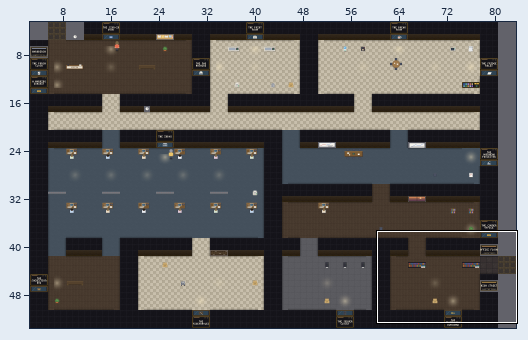
Tiled map (JSON): maps/officefloor.tmj. The first picture is a wide view before the edit; the outline marks the close-up.
Close-up. As it was:
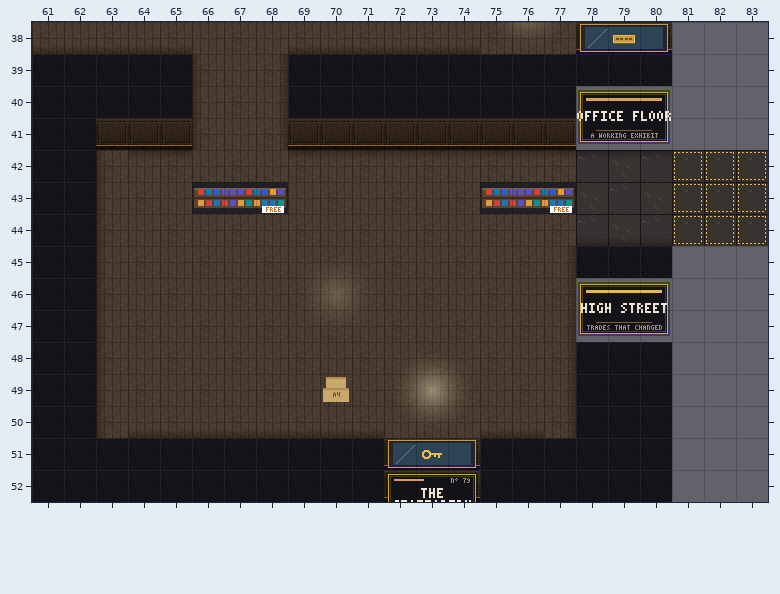
Cells are 32x32 px. Shown: x 61..83, y 38..52. The commit also changed other parts of the map, which this record leaves out.
And afterwards:
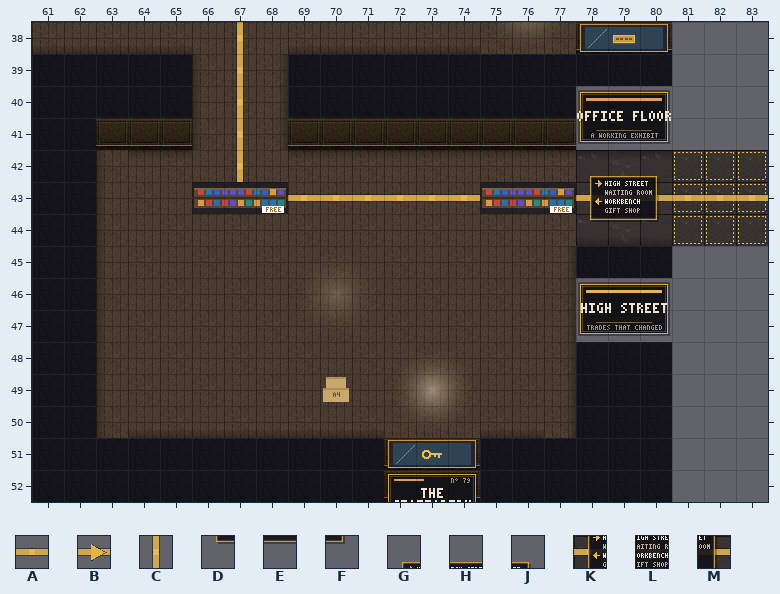
Key: from "Chunk 1": A 44, B 45, C 47; from "Chunk 2": D 234, E 235, F 236, G 237, H 238, J 239, K 240, L 241, M 242.
_ is an empty cell, . an unchanged one.
Tiles of an added or newly shown layer are drawn over the layers below it.
See-through tiles are keyed as they look on the map.
What changed:
--- layer "wayfinding" (added)
@@ x 67..83 @@
-38 _................
-39 _................
-40 _................
-41 _................
-42 _................
-43 ..______...______
+38 C................
+39 C................
+40 C................
+41 C................
+42 C................
+43 ..AAAAAA...ABAAAA
--- layer "signage" (added)
@@ x 78..80 @@
-42 ___
-43 ___
-44 ___
+42 GHJ
+43 KLM
+44 DEF
Boxes around the changes in both close-ups, in picture pixels (x1, y1, x2, y2):
added: (236, 22, 244, 182)
added: (576, 176, 768, 222)
added: (288, 194, 480, 202)
